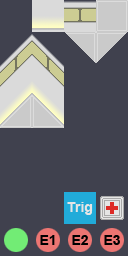
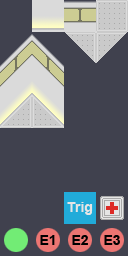
Layer changes from the first 128 x 256 image to the second:
painted on "Layer 35" (1st of 2, in "Wall Corner 2") over left=35, top=104, right=56, bottom=125
painted on "Layer 35" (2nd of 2, in "Wall Corner 1") over left=8, top=104, right=29, bottom=125
renamed "Layer 37 copy" to "Layer 41", painted on it over left=28, top=3, right=125, bottom=125
removed layer "Layer 37" from group "Ground Tile" over left=72, top=35, right=93, bottom=56
removed layer "Layer 1" from group "Ground Tile" over left=99, top=3, right=125, bottom=29
